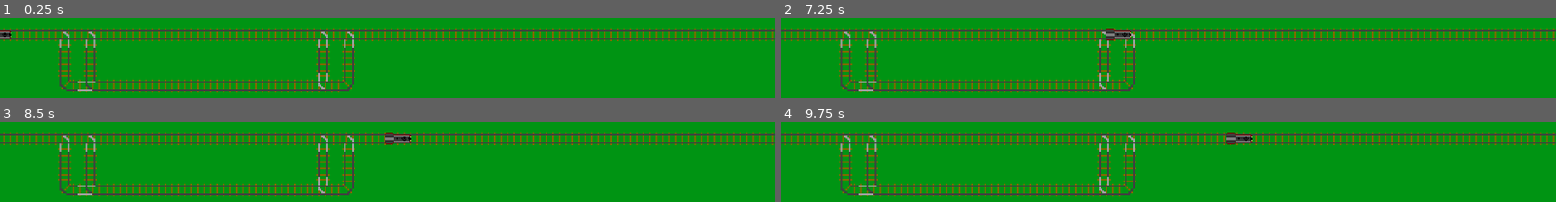
Above: before the commit, frames 1-4 (two rows, left to right).
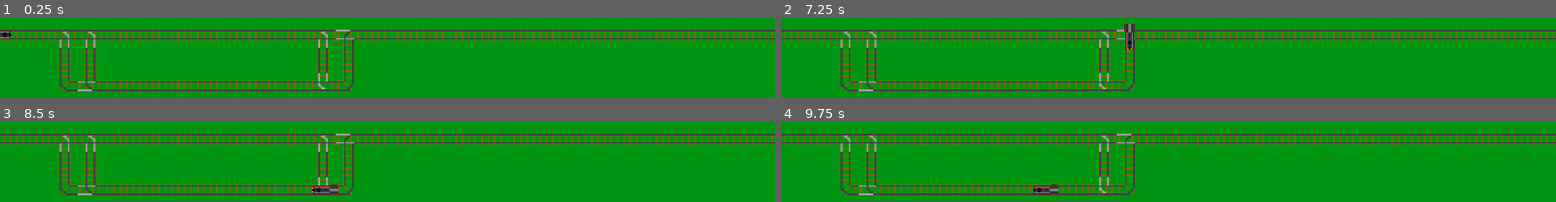
Above: after the commit, the same moments.

Repository: aligator/trainz
Game: Godot game, scene res://main.tscn
The game is run twice, just before and just after one commit, with the same random seed, the same clock (stepped at 60 frames per second) and the same inputs.
Inputs (mouse positions are in pixels of both pictures, inside the frame that each line leads up to):
- Up to frame 1 (0.25 s): no input
- Up to frame 2 (7.25 s): tap Enter at 0.5, 2.75, 5 s; move the mouse to (1339, 88) at 0.52 s; click (1339, 88) at 0.67 s; move the mouse to (outside the picture) at 1.27 s; click (outside the picture) at 1.42 s; tap Space at 2, 3.5, 5.75 s; move the mouse to (outside the picture) at 2.02 s; click (outside the picture) at 2.17 s; move the mouse to (outside the picture) at 2.77 s; click (outside the picture) at 2.92 s; move the mouse to (outside the picture) at 3.52 s; click (outside the picture) at 3.67 s; move the mouse to (936, 45) at 4.27 s; click (936, 45) at 4.42 s; move the mouse to (outside the picture) at 5.02 s; click (outside the picture) at 5.17 s; move the mouse to (outside the picture) at 5.77 s; click (outside the picture) at 5.92 s; move the mouse to (1339, 88) at 6.52 s; click (1339, 88) at 6.67 s
- Up to frame 3 (8.5 s): move the mouse to (outside the picture) at 7.27 s; click (outside the picture) at 7.42 s; move the mouse to (outside the picture) at 8.02 s; click (outside the picture) at 8.17 s
- Up to frame 4 (9.75 s): move the mouse to (outside the picture) at 8.77 s; click (outside the picture) at 8.92 s; move the mouse to (outside the picture) at 9.52 s; click (outside the picture) at 9.67 s

The runs differ from the first frame. In frame 1, 0.3% of the frame differs, in the area x 43-47%, y 13-38%; in frame 2, 0.7%; in frame 3, 1.0%, in the area x 40-54%, y 13-92%; in frame 4, 1.0%.
Error before the commit: Parse Error: Used space character for indentation instead of tab as used before in the file. (res://scenes/map.gd:13)

Commit message:
Add switches

Diff:
--- a/scenes/map.gd
+++ b/scenes/map.gd
@@ -1,5 +1,9 @@
 extends TileMap
 
+@export_range(0, 100) var layer_track: int = 1
+
+const DATA_IS_TRACK = "IsSwitch"
+const DATA_SWITCH_TO = "SwitchTo"
 
 # Called when the node enters the scene tree for the first time.
 func _ready():
@@ -7,15 +11,29 @@
 
 
 # Called every frame. 'delta' is the elapsed time since the previous frame.
-func _process(delta):
+func _process(_delta):
 	pass
 
+func get_tile_data(coordinate: Vector2i):
+	if get_cell_source_id(layer_track, local_to_map(coordinate)) == -1:
+		return
+	return get_cell_tile_data(layer_track, local_to_map(coordinate))
+
+func switch(coordinate: Vector2):
+	var tile = get_tile_data(coordinate)
+	if tile == null:
+		return
+
+	if !tile.get_custom_data(DATA_IS_TRACK):
+		return
+
+	var switch_to: Vector2i = tile.get_custom_data(DATA_SWITCH_TO)
+
+	var source_id = get_cell_source_id(layer_track, local_to_map(coordinate))
+	set_cell(layer_track, local_to_map(coordinate), source_id, switch_to)
+
 func _input(event):
-   # Mouse in viewport coordinates.
-   if event is InputEventMouseButton:
-	   print("Mouse Click/Unclick at: ", event.position)
-   elif event is InputEventMouseMotion:
-	   print("Mouse Motion at: ", event.position)
-
-   # Print the size of the viewport.
-   print("Viewport Resolution is: ", get_viewport_rect().size)
+	# Mouse in viewport coordinates.
+	if event is InputEventMouseButton:
+		if event.pressed:
+			switch(event.position)
--- a/scenes/map.tscn
+++ b/scenes/map.tscn
@@ -48,41 +48,97 @@
 4:0/0/custom_data_1 = true
 4:0/0/custom_data_4 = true
 4:0/0/custom_data_5 = true
+4:0/0/custom_data_6 = Vector2i(5, 0)
 5:0/0 = 0
 5:0/0/custom_data_0 = true
 5:0/0/custom_data_1 = true
 5:0/0/custom_data_2 = true
 5:0/0/custom_data_5 = true
+5:0/0/custom_data_6 = Vector2i(4, 0)
 4:1/0 = 0
 4:1/0/custom_data_0 = true
 4:1/0/custom_data_1 = true
 4:1/0/custom_data_3 = true
 4:1/0/custom_data_5 = true
+4:1/0/custom_data_6 = Vector2i(5, 1)
 5:1/0 = 0
 5:1/0/custom_data_0 = true
 5:1/0/custom_data_3 = true
 5:1/0/custom_data_4 = true
 5:1/0/custom_data_5 = true
+5:1/0/custom_data_6 = Vector2i(4, 1)
 4:2/0 = 0
 4:2/0/custom_data_0 = true
 4:2/0/custom_data_2 = true
 4:2/0/custom_data_3 = true
 4:2/0/custom_data_5 = true
+4:2/0/custom_data_6 = Vector2i(5, 2)
 5:2/0 = 0
 5:2/0/custom_data_0 = true
 5:2/0/custom_data_1 = true
 5:2/0/custom_data_2 = true
 5:2/0/custom_data_5 = true
+5:2/0/custom_data_6 = Vector2i(4, 2)
 4:3/0 = 0
 4:3/0/custom_data_0 = true
 4:3/0/custom_data_2 = true
 4:3/0/custom_data_4 = true
 4:3/0/custom_data_5 = true
+4:3/0/custom_data_6 = Vector2i(5, 3)
 5:3/0 = 0
 5:3/0/custom_data_0 = true
 5:3/0/custom_data_3 = true
 5:3/0/custom_data_4 = true
 5:3/0/custom_data_5 = true
+5:3/0/custom_data_6 = Vector2i(4, 3)
+4:4/0 = 0
+4:4/0/custom_data_0 = true
+4:4/0/custom_data_2 = true
+4:4/0/custom_data_4 = true
+4:4/0/custom_data_5 = true
+4:4/0/custom_data_6 = Vector2i(5, 4)
+5:4/0 = 0
+5:4/0/custom_data_0 = true
+5:4/0/custom_data_1 = true
+5:4/0/custom_data_2 = true
+5:4/0/custom_data_5 = true
+5:4/0/custom_data_6 = Vector2i(4, 4)
+4:5/0 = 0
+4:5/0/custom_data_0 = true
+4:5/0/custom_data_1 = true
+4:5/0/custom_data_4 = true
+4:5/0/custom_data_5 = true
+4:5/0/custom_data_6 = Vector2i(5, 5)
+5:5/0 = 0
+5:5/0/custom_data_0 = true
+5:5/0/custom_data_3 = true
+5:5/0/custom_data_4 = true
+5:5/0/custom_data_5 = true
+5:5/0/custom_data_6 = Vector2i(4, 5)
+4:6/0 = 0
+4:6/0/custom_data_0 = true
+4:6/0/custom_data_1 = true
+4:6/0/custom_data_3 = true
+4:6/0/custom_data_5 = true
+4:6/0/custom_data_6 = Vector2i(5, 6)
+5:6/0 = 0
+5:6/0/custom_data_0 = true
+5:6/0/custom_data_1 = true
+5:6/0/custom_data_2 = true
+5:6/0/custom_data_5 = true
+5:6/0/custom_data_6 = Vector2i(4, 6)
+4:7/0 = 0
+4:7/0/custom_data_0 = true
+4:7/0/custom_data_2 = true
+4:7/0/custom_data_3 = true
+4:7/0/custom_data_5 = true
+4:7/0/custom_data_6 = Vector2i(5, 7)
+5:7/0 = 0
+5:7/0/custom_data_0 = true
+5:7/0/custom_data_3 = true
+5:7/0/custom_data_4 = true
+5:7/0/custom_data_5 = true
+5:7/0/custom_data_6 = Vector2i(4, 7)
 
 [sub_resource type="TileSet" id="TileSet_72nan"]
 terrain_set_0/mode = 2
@@ -100,6 +156,8 @@
 custom_data_layer_4/type = 1
 custom_data_layer_5/name = "IsSwitch"
 custom_data_layer_5/type = 1
+custom_data_layer_6/name = "SwitchTo"
+custom_data_layer_6/type = 6
 sources/0 = SubResource("TileSetAtlasSource_o02jt")
 
 [node name="Map" type="TileMap"]
@@ -113,7 +171,7 @@
 layer_1/y_sort_enabled = false
 layer_1/y_sort_origin = 0
 layer_1/z_index = 0
-layer_1/tile_data = PackedInt32Array(327681, 65536, 0, 32768 …(164 unchanged characters)… 1, 65536, 0, 327692, 327680, 0, 327693, 327680, 0, 327694, 65536, 0, 327695, 65536, 0, 32 …(2195 unchanged characters)…
+layer_1/tile_data = PackedInt32Array(327681, 65536, 0, 32768 …(164 unchanged characters)… 1, 65536, 0, 327692, 327680, 0, 327693, 262144, 4, 327694, 65536, 0, 327695, 65536, 0, 32 …(2195 unchanged characters)…
 script = ExtResource("2_p3bl0")
 
 [node name="spawner" parent="." instance=ExtResource("2_0u3oy")]
Binary file changed: map/tiles/Trainz.png
Not shown, changed: map/tiles/Trainz.tmx
